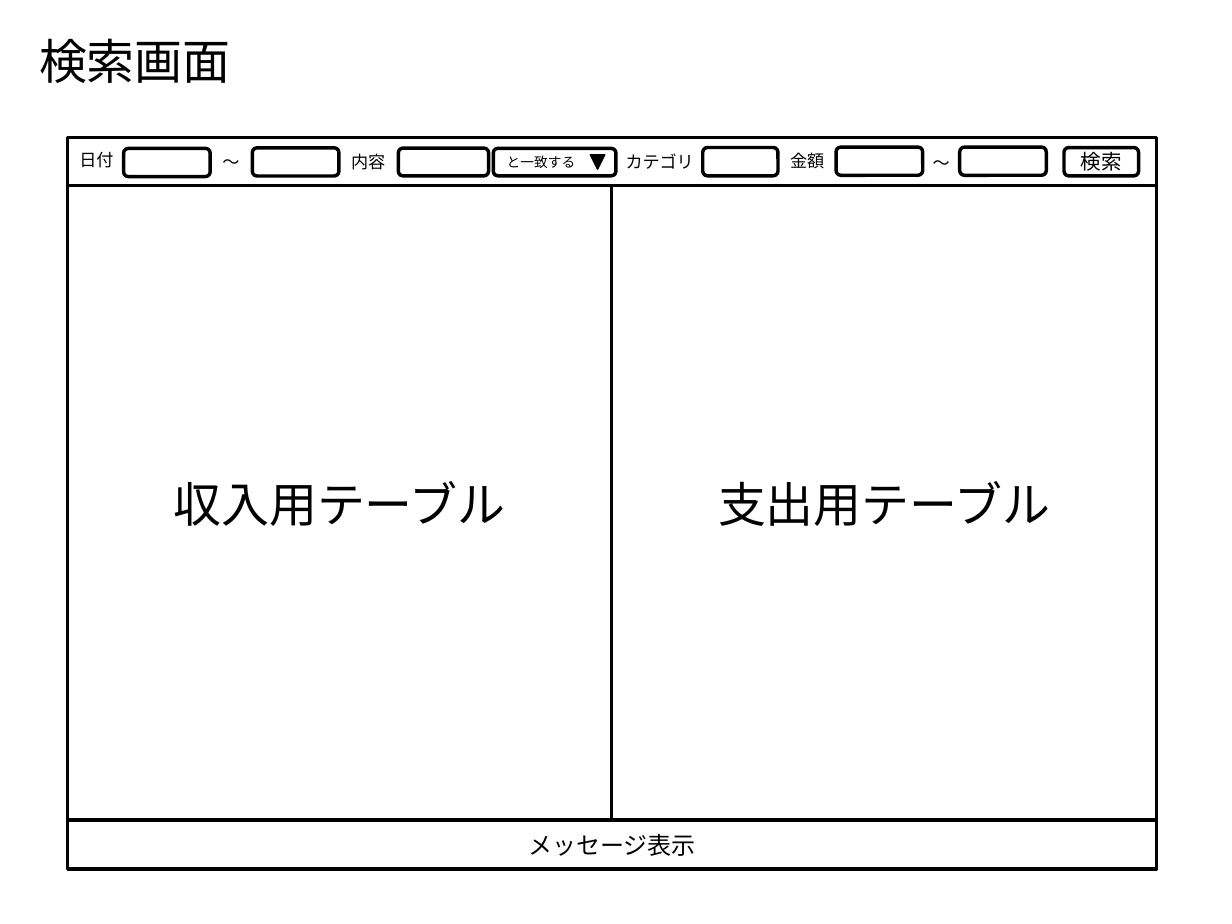
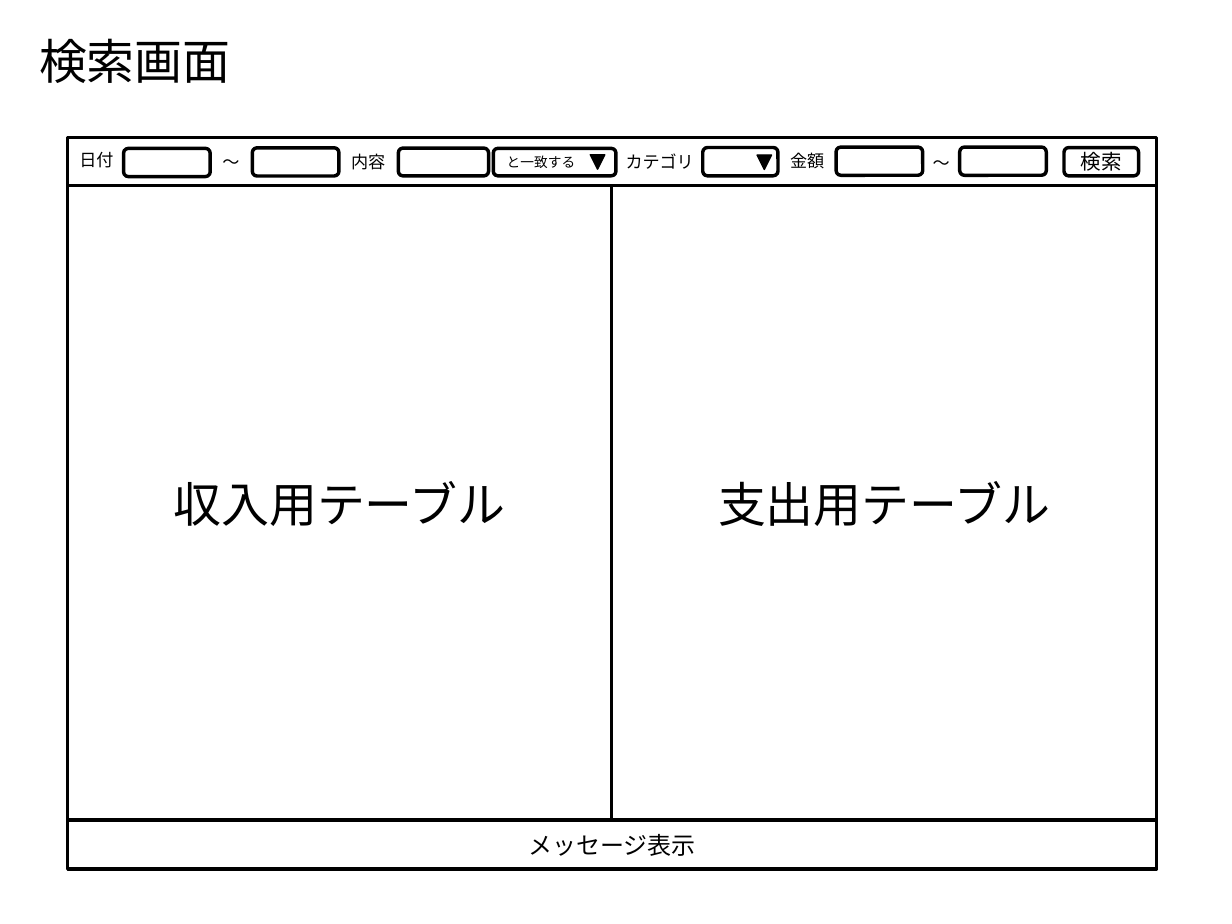
Before and after one commit to Leonis0813/chort, a slide deck: slide 2 of bin/zosma.pptx. Drawn at 1232x924 pixels with LibreOffice and Linux fonts; fonts in the diff are those of the drawing. Boxes give left, top, right and bottom in pixels: in the first picture for what was removed or moved away, otherwise in the second. Text is boxed around its words. In the diff, an @@ line names an element or a change of style, - is before the commit and + after.

```diff
--- a/bin/zosma.pptx
+++ b/bin/zosma.pptx
@@ triangle added at <box>758,155,772,170</box>, fill #000000, outline #000000 0.75 pt @@
```
Also in this commit, not shown: 1 other slide changed, 1 other file.
